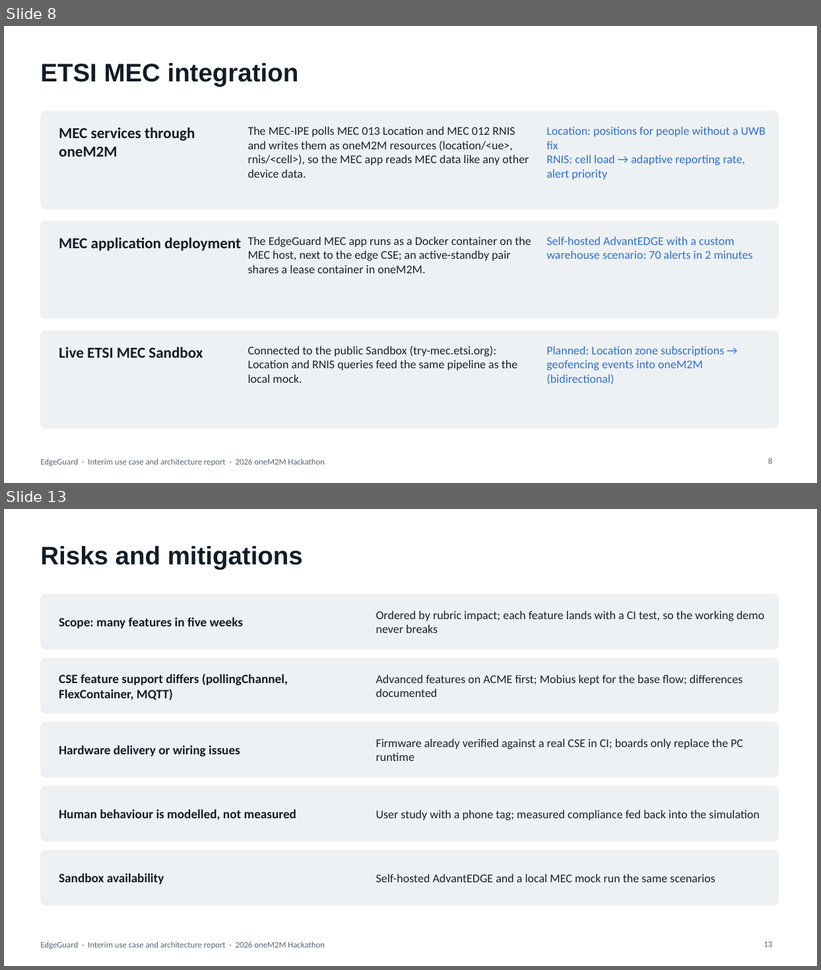
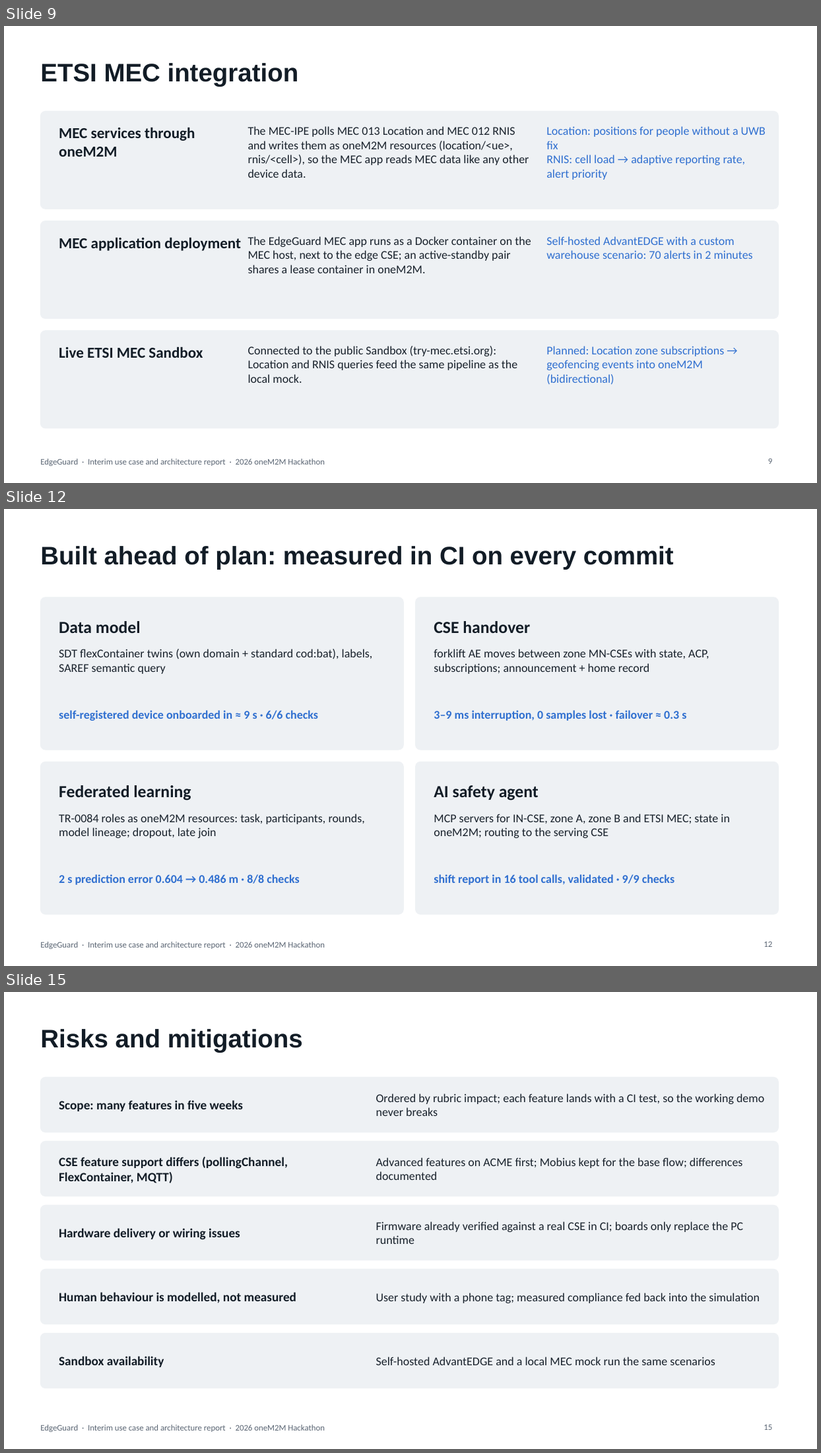
Before and after one commit to ljw22112/Edgeguard, a slide deck: docs/submissions/EdgeGuard_Interim_Report.pptx. Shown one above the other, each under a label of ours: slides 8 and 13 before the commit, slides 9, 12 and 15 after it; the slides between them are not shown. The pictures are 821x970 and 821x1453 pixels, drawn with LibreOffice and Linux fonts; fonts in the diff are those of the drawing. Boxes give left, top, right and bottom in pixels: in the first picture for what was removed or moved away, otherwise in the second. Text is boxed around its words. In the diff, an @@ line names an element or a change of style, - is before the commit and + after.

```diff
--- a/docs/submissions/EdgeGuard_Interim_Report.pptx
+++ b/docs/submissions/EdgeGuard_Interim_Report.pptx
@@ slide 12 added at (x1=4, y1=509, x2=817, y2=966), background #FFFFFF; not listed: 1 template element that a slide beside it also shows @@
@@ title added at (x1=40, y1=546, x2=674, y2=570), 30 pt, text #121C26, bold @@
+Built ahead of plan: measured in CI on every commit
@@ rounded rectangle added at (x1=40, y1=597, x2=403, y2=750), fill #EEF1F4, outline #EEF1F4 1 pt @@
@@ rounded rectangle added at (x1=416, y1=597, x2=779, y2=750), fill #EEF1F4, outline #EEF1F4 1 pt @@
@@ text added at (x1=59, y1=621, x2=141, y2=633), 20 pt, text #121C26, bold @@
+Data model
@@ text added at (x1=434, y1=621, x2=530, y2=633), 20 pt, text #121C26, bold @@
+CSE handover
@@ text added at (x1=59, y1=649, x2=373, y2=674), 14 pt, text #18212B @@
+SDT flexContainer twins (own domain + standard cod:bat), labels, SAREF semantic query
@@ text added at (x1=434, y1=649, x2=709, y2=674), 14 pt, text #18212B @@
+forklift AE moves between zone MN-CSEs with state, ACP, subscriptions; announcement + home record
@@ text added at (x1=59, y1=710, x2=318, y2=721), 14 pt, text #2F6FD0, bold @@
+self-registered device onboarded in ≈ 9 s · 6/6 checks
@@ text added at (x1=434, y1=710, x2=686, y2=721), 14 pt, text #2F6FD0, bold @@
+3–9 ms interruption, 0 samples lost · failover ≈ 0.3 s
@@ rounded rectangle added at (x1=40, y1=762, x2=403, y2=915), fill #EEF1F4, outline #EEF1F4 1 pt @@
@@ rounded rectangle added at (x1=416, y1=762, x2=779, y2=915), fill #EEF1F4, outline #EEF1F4 1 pt @@
@@ text added at (x1=59, y1=786, x2=191, y2=801), 20 pt, text #121C26, bold @@
+Federated learning
@@ text added at (x1=434, y1=786, x2=539, y2=801), 20 pt, text #121C26, bold @@
+AI safety agent
@@ text added at (x1=59, y1=814, x2=365, y2=838), 14 pt, text #18212B @@
+TR-0084 roles as oneM2M resources: task, participants, rounds, model lineage; dropout, late join
@@ text added at (x1=434, y1=814, x2=730, y2=838), 14 pt, text #18212B @@
+MCP servers for IN-CSE, zone A, zone B and ETSI MEC; state in oneM2M; routing to the serving CSE
@@ text added at (x1=59, y1=875, x2=299, y2=885), 14 pt, text #2F6FD0, bold @@
+2 s prediction error 0.604 → 0.486 m · 8/8 checks
@@ text added at (x1=434, y1=875, x2=675, y2=885), 14 pt, text #2F6FD0, bold @@
+shift report in 16 tool calls, validated · 9/9 checks
@@ page number added at (x1=764, y1=941, x2=772, y2=947), 10 pt, text #5A6573 @@
+12
@@ what was slide 8 is now slide 9 @@
@@ what was slide 13 is now slide 15 @@
@@ page number at (x1=764, y1=1425, x2=772, y2=1430): text changed @@
-13
+15
```
Also in this commit, not shown: 7 slides changed, 1 other slide added, 1 other file.
